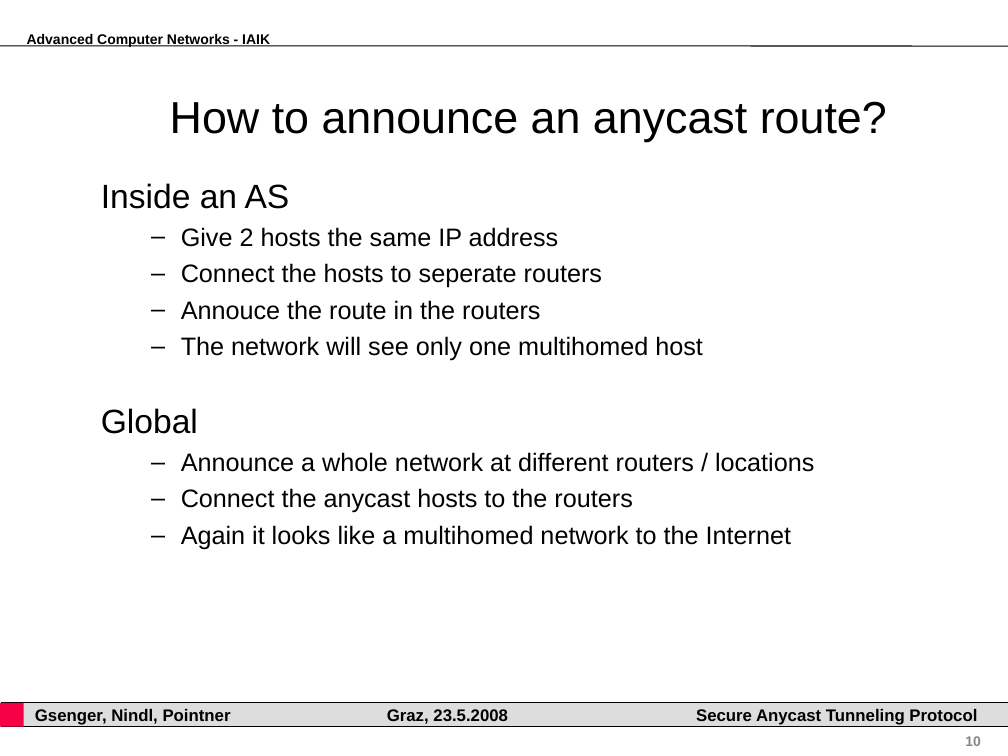
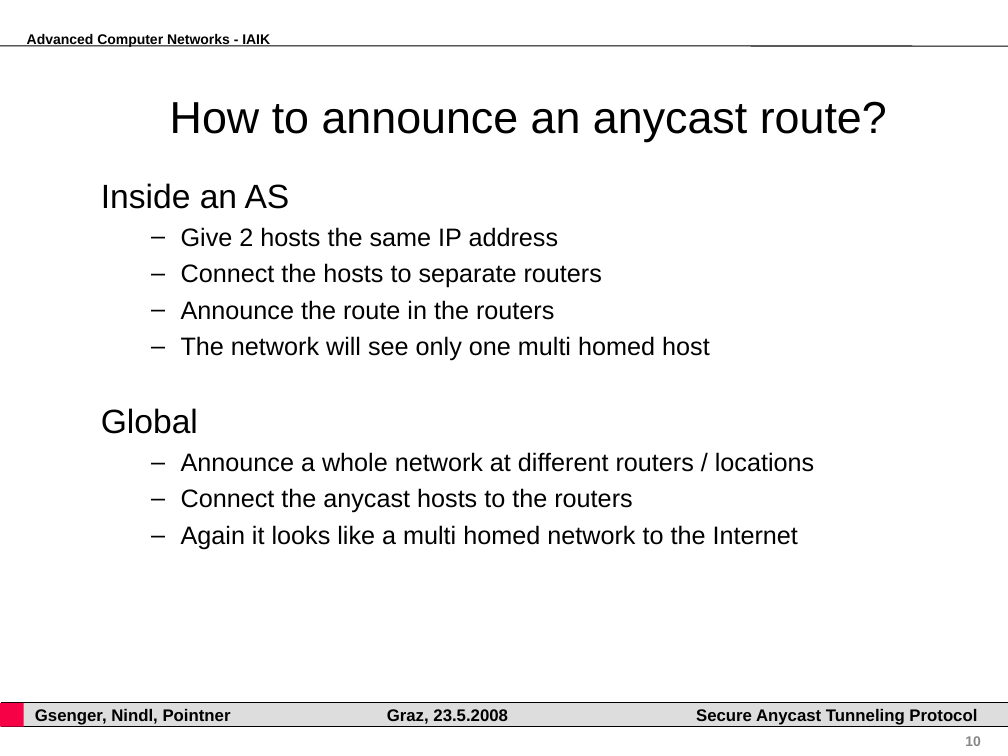
Before and after one commit to pyhedgehog/anytun, a slide deck: slide 10 of papers/acn.ppt. Drawn at 1008x756 pixels with LibreOffice and Linux fonts; fonts in the diff are those of the drawing; background and template pictures are left out. Boxes give left, top, right and bottom in pixels: in the first picture for what was removed or moved away, otherwise in the second. Text is boxed around its words. In the diff, an @@ line names an element or a change of style, - is before the commit and + after.

Commit message:
fixed some typo @ acn presention

```diff
--- a/papers/acn.ppt
+++ b/papers/acn.ppt
@@ text at [101, 183, 814, 513]: indent changed @@
@@ text at [181, 263, 710, 361]: text changed @@
-  – Connect the hosts to seperate routers
-  – Annouce the route in the routers
-  – The network will see only one multihomed host
+  – Connect the hosts to separate routers
+  – Announce the route in the routers
+  – The network will see only one multi homed host
@@ text at [181, 525, 798, 550]: text changed @@
-  – Again it looks like a multihomed network to the Internet
+  – Again it looks like a multi homed network to the Internet
```
Also in this commit, not shown: 23 other slides changed.
